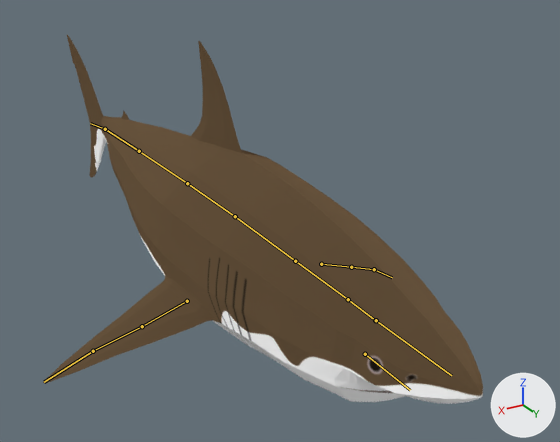
An edit to the Blender file Content/Environment/Animals/WhiteSharkFish/Meshes/SM_WhiteShark_001.blend, drawn before and after from the same camera.
Camera for both pictures: a 50 mm camera at (1.9, 3.41, 1.87) aimed at (-0.45, -0.5, -0.08). The axes (+X, +Y, +Z) are drawn at lower right. The lights are the same throughout. The bones that bend it are drawn over the model as lines.

The first picture shows 'SM_Shark'.
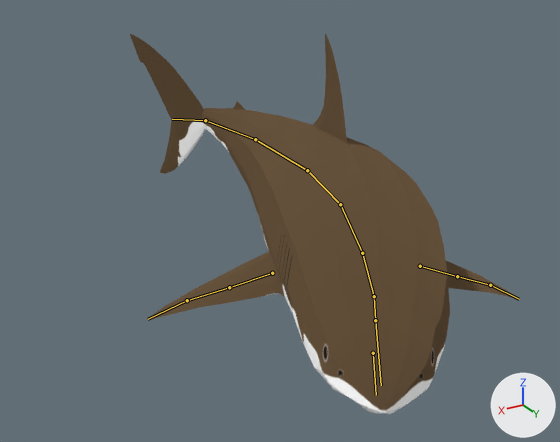
The newer file adds an action. The first version stands in its rest pose; the second is drawn at frame 0 of the action 'AttackWhileSwimming'.

The edits, one by one:
Bone 'Head' (bone_head) turns from (0, 0, 0) to (0, -1, 35) degrees about its own x, y and z.
Bone 'Spine_01' (bone_spine_01) turns from (0, 0, 0) to (0, 0, -5) degrees about its own x, y and z.
Bone 'Spine_02' (bone_spine_02) turns from (0, 0, 0) to (0, 0, -5) degrees about its own x, y and z.
Bone 'Spine_03' (bone_spine_03) turns from (0, 0, 0) to (0, 0, -10) degrees about its own x, y and z.
Bone 'Spine_04' (bone_spine_04) turns from (0, 0, 0) to (0, 0, -10) degrees about its own x, y and z.
Bone 'Spine_05' (bone_spine_05) turns from (0, 0, 0) to (0, 0, -10) degrees about its own x, y and z.
Bone 'Tail' (bone_tail) turns from (0, 0, 0) to (0, -2, -20) degrees about its own x, y and z.

Boxes (x1, y1, x2, y2) around the edits, measured in the pictures (560 x 442 px):
'SM_Shark', posed (11% narrower): before (43, 35, 483, 404); after (130, 34, 520, 414)
bone 'Head', root to tip: before (375, 320) to (348, 299); after (375, 320) to (374, 296)
bone 'Spine_01', root to tip: before (348, 299) to (295, 261); after (374, 296) to (362, 253)
bone 'Spine_02', root to tip: before (295, 261) to (235, 216); after (362, 253) to (340, 204)
bone 'Spine_03', root to tip: before (235, 216) to (187, 183); after (340, 204) to (307, 170)
bone 'Spine_04', root to tip: before (187, 183) to (139, 151); after (307, 170) to (255, 139)
bone 'Spine_05', root to tip: before (139, 151) to (105, 129); after (255, 139) to (205, 120)
bone 'Tail', root to tip: before (105, 129) to (90, 123); after (205, 120) to (172, 119)
